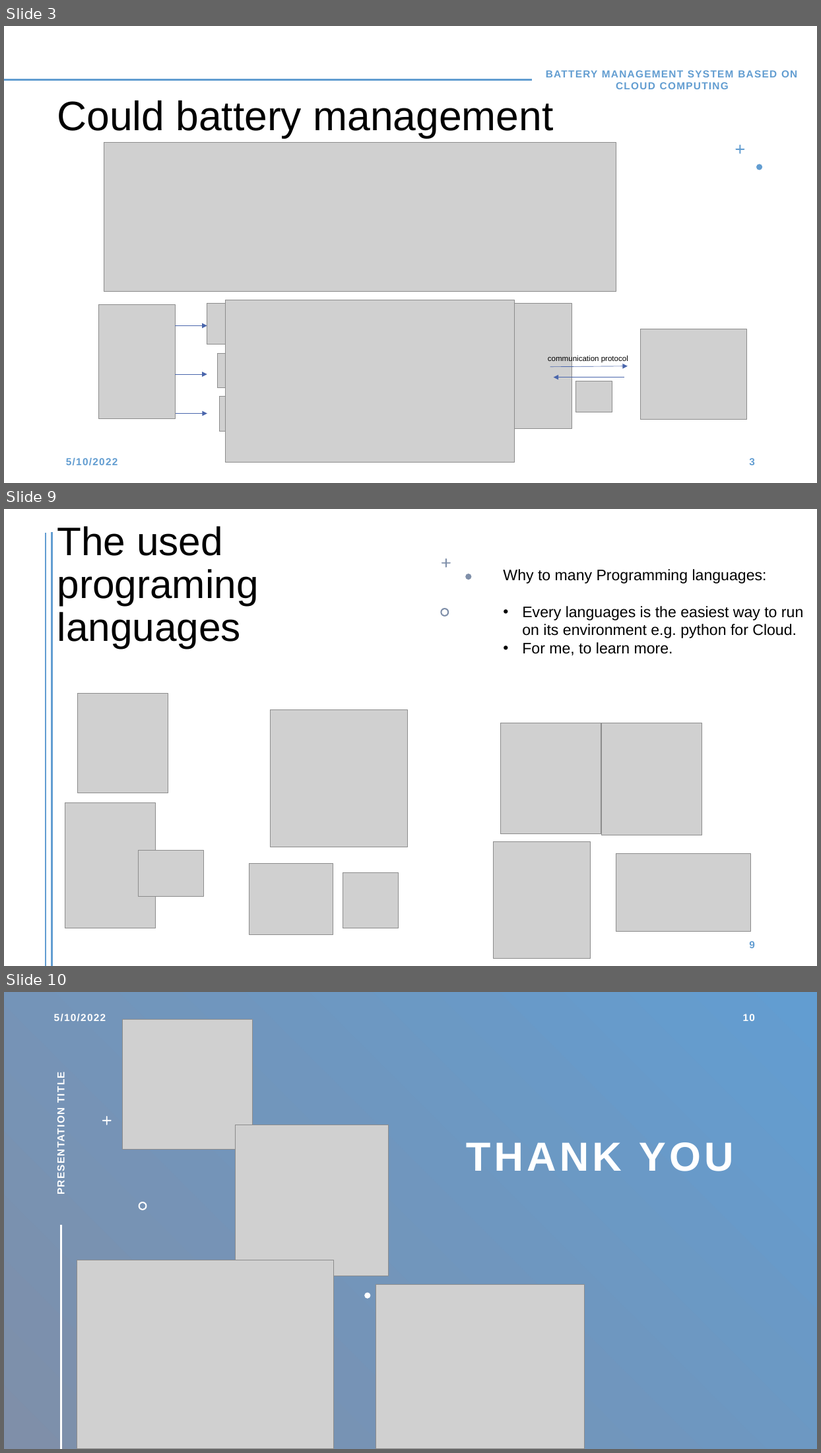
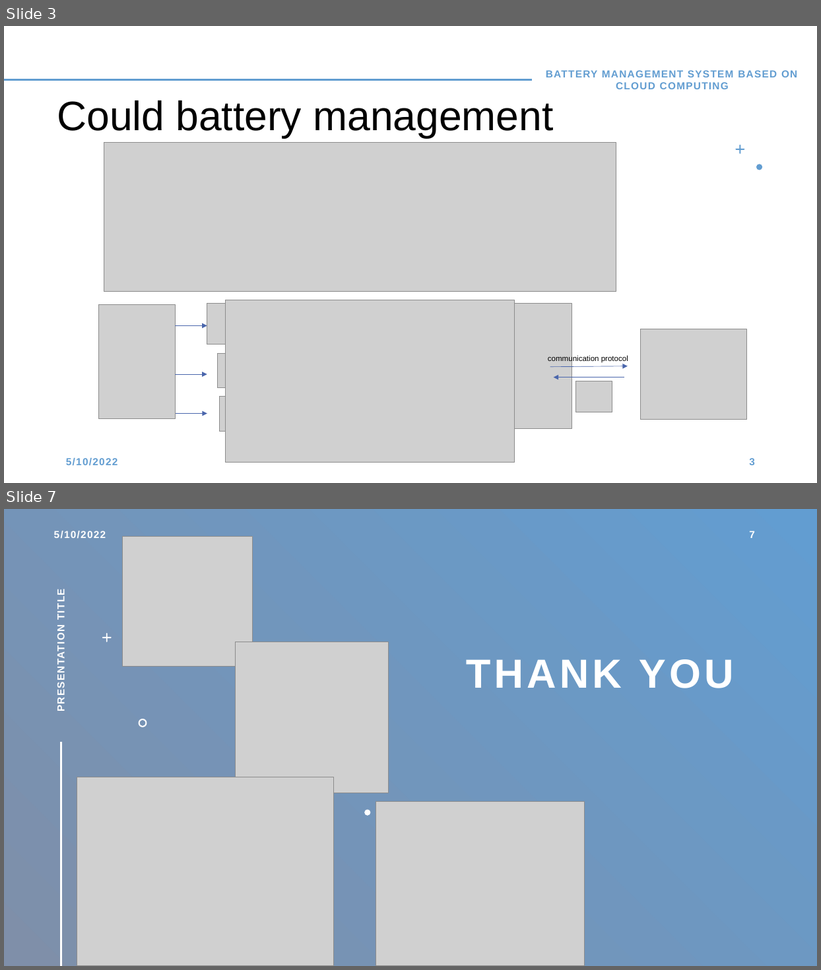
Before and after one commit to MohamedElsyed2/BMS-for-Electric-Vehicles-, a slide deck: Presentation 02.11.2022/Presentation 21.11.2022.pptx. Shown one above the other, each under a label of ours: slides 3, 9 and 10 before the commit, slides 3 and 7 after it; the slides between them are not shown. The pictures are 821x1453 and 821x970 pixels, drawn with LibreOffice and Linux fonts; fonts in the diff are those of the drawing; grey boxes stand for pictures. Boxes give left, top, right and bottom in pixels: in the first picture for what was removed or moved away, otherwise in the second. Text is boxed around its words. In the diff, an @@ line names an element or a change of style, - is before the commit and + after.

```diff
--- a/Presentation 02.11.2022/Presentation 21.11.2022.pptx
+++ b/Presentation 02.11.2022/Presentation 21.11.2022.pptx
@@ slide 9 removed at (4,509,817,966), background #FFFFFF @@
@@ title removed at (57,526,259,648) @@
-The used programing languages
@@ line removed from (46, 534) to (46, 966) @@
@@ line removed from (52, 533) to (52, 966) @@
@@ freeform shape removed at (442,559,451,568) @@
@@ freeform shape removed at (466,574,472,580) @@
@@ text removed at (503,569,803,656) @@
-Why to many Programming languages:
-• Every languages is the easiest way to run on its environment e.g. python for Cloud.
-• For me, to learn more.
@@ freeform shape removed at (441,608,450,617) @@
@@ picture removed at (78,694,168,793) @@
@@ picture removed at (271,710,408,848) @@
@@ picture removed at (500,723,601,834) @@
@@ picture removed at (602,723,702,836) @@
@@ picture removed at (65,803,156,929) @@
@@ picture removed at (493,842,590,958) @@
@@ picture removed at (138,851,203,897) @@
@@ picture removed at (250,864,333,935) @@
@@ picture removed at (616,854,750,932) @@
@@ picture removed at (343,873,399,929) @@
@@ page number removed at (749,941,755,949) @@
-9
@@ what was slide 10 is now slide 7 @@
@@ page number at (749,531,755,538): text changed @@
-10
+7
```
Also in this commit, not shown: 1 slide changed, 2 slides added, 4 other slides removed, 13 other files.
